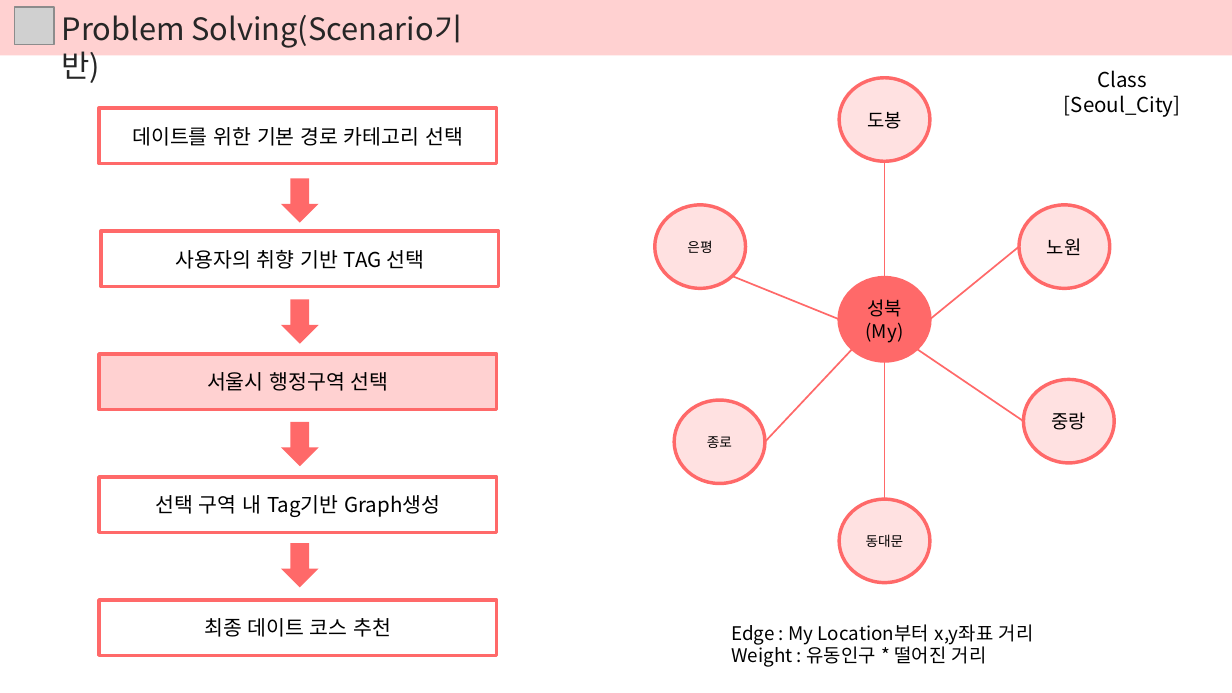
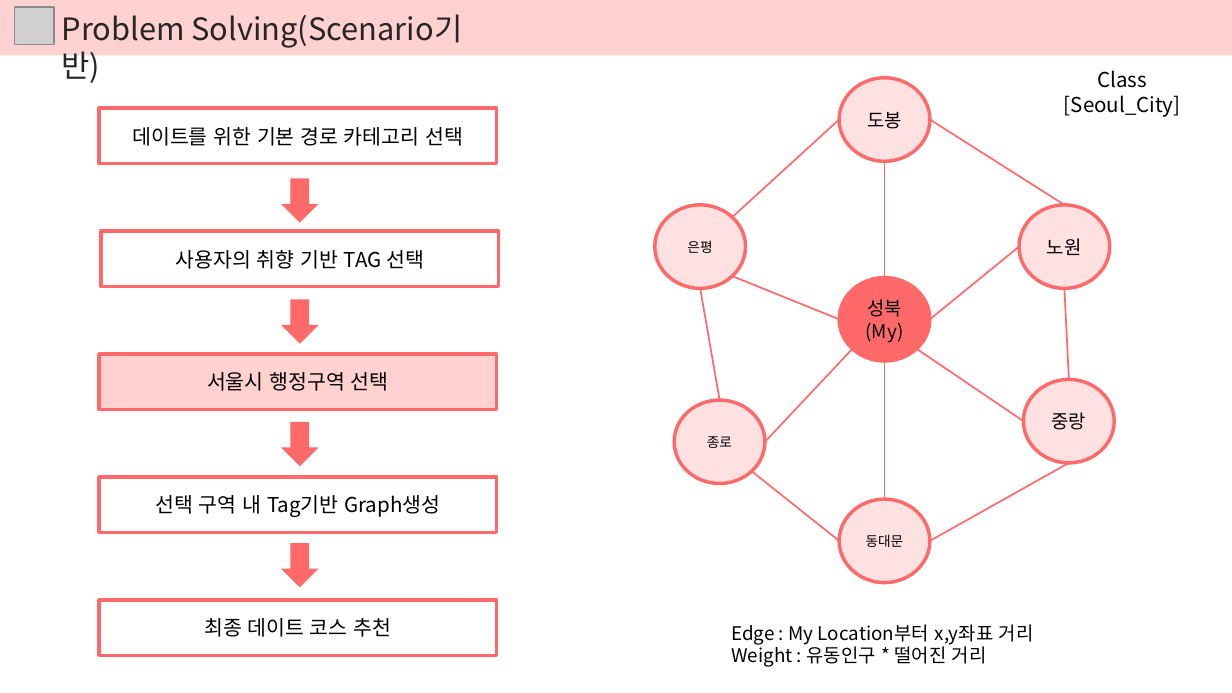
Before and after one commit to DokyeongKwon/DataStructureDesign-2018-2, a slide deck: slide 17 of 02. Problem Solving/서울 데이트 코스 추천 Problem Solving.pptx (slide 15 before the commit). Drawn at 1232x693 pixels with LibreOffice and Linux fonts; fonts in the diff are those of the drawing; grey boxes stand for pictures. Boxes give left, top, right and bottom in pixels: in the first picture for what was removed or moved away, otherwise in the second. Text is boxed around its words. In the diff, an @@ line names an element or a change of style, - is before the commit and + after.

```diff
--- a/02. Problem Solving/서울 데이트 코스 추천 Problem Solving.pptx
+++ b/02. Problem Solving/서울 데이트 코스 추천 Problem Solving.pptx
@@ line added from (839, 120) to (732, 217), #FF6969 1 pt @@
@@ line added from (930, 120) to (1064, 205), #FF6969 1 pt @@
@@ line added from (719, 400) to (700, 288), #FF6969 1 pt @@
@@ line added from (1069, 379) to (1064, 288), #FF6969 1 pt @@
@@ line added from (839, 541) to (752, 472), #FF6969 1 pt @@
@@ line added from (1069, 463) to (930, 541), #FF6969 1 pt @@
```
Also in this commit, not shown: 2 other slides changed, 5 slides added.
